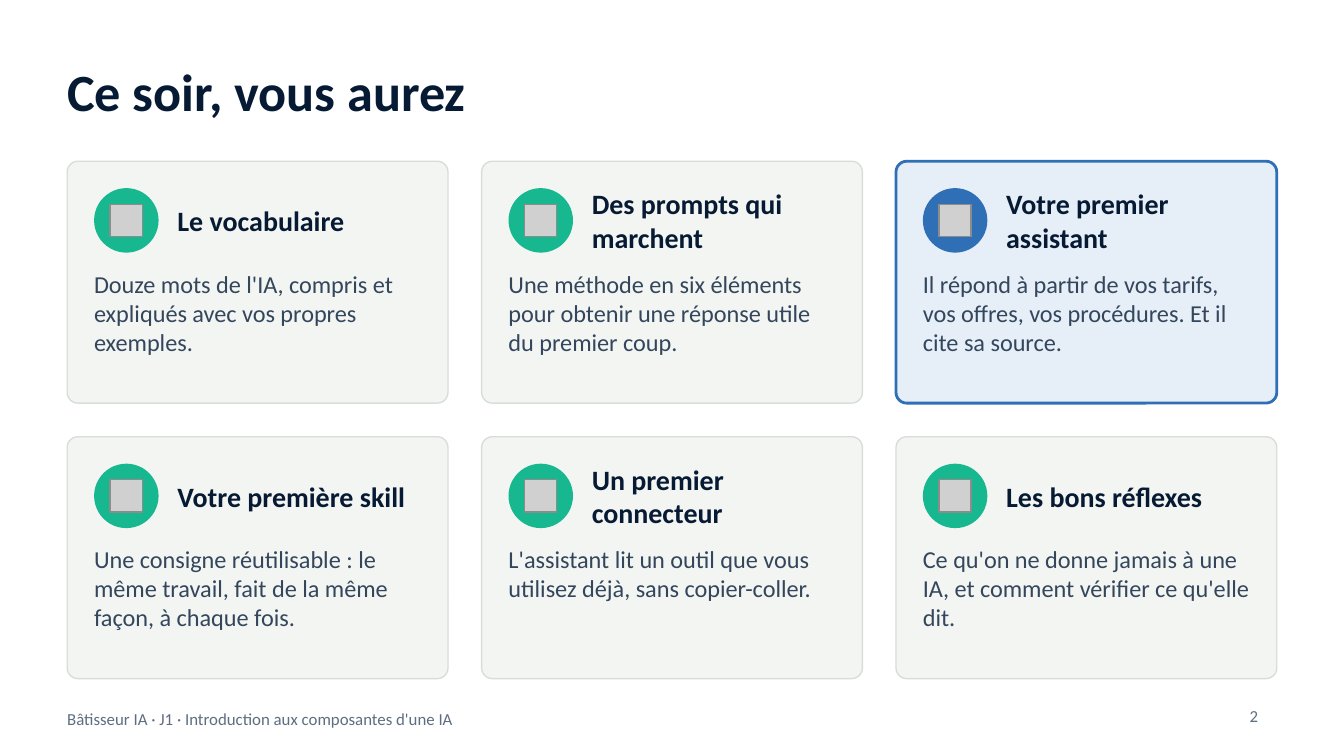
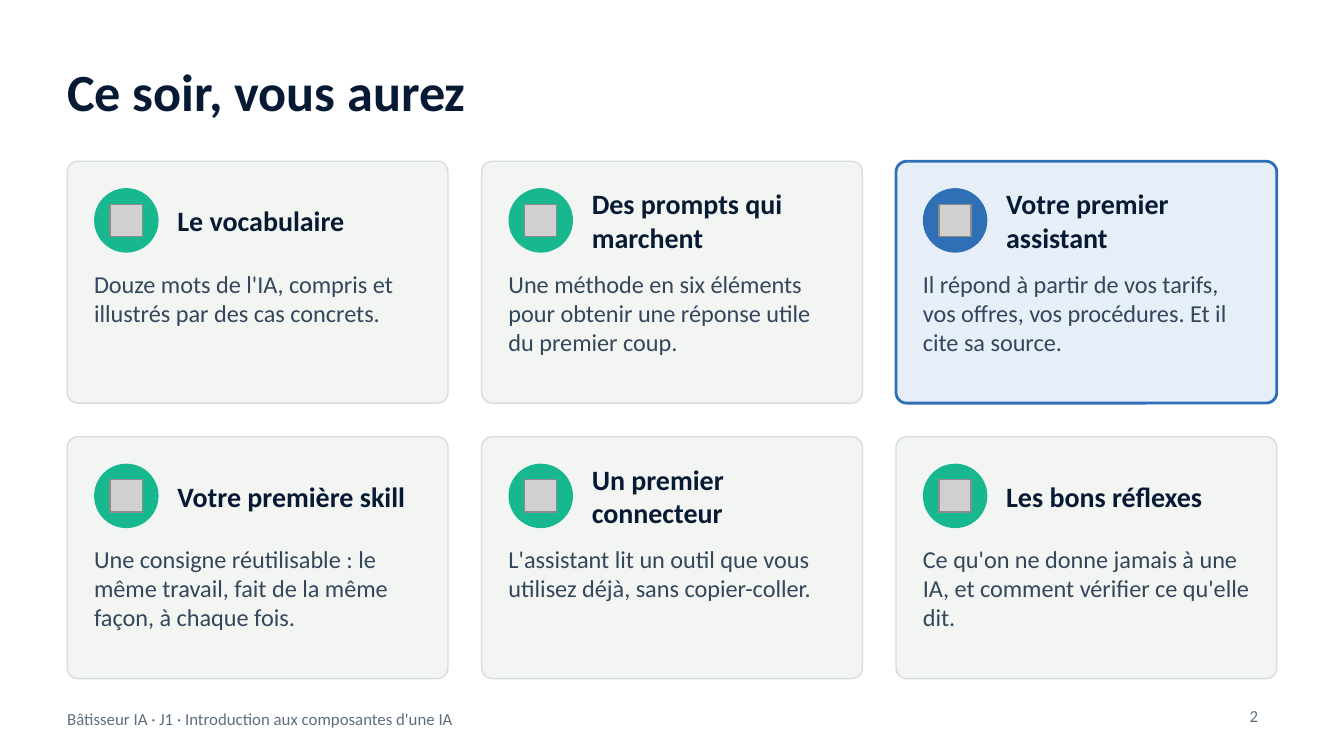
Before and after one commit to benyG/cisspbootcamp, a slide deck: slide 2 of content/library/files/Batisseur-IA-J1.pptx. Drawn at 1344x756 pixels with LibreOffice and Linux fonts; fonts in the diff are those of the drawing; grey boxes stand for pictures. Boxes give left, top, right and bottom in pixels: in the first picture for what was removed or moved away, otherwise in the second. Text is boxed around its words. In the diff, an @@ line names an element or a change of style, - is before the commit and + after.

```diff
--- a/content/library/files/Batisseur-IA-J1.pptx
+++ b/content/library/files/Batisseur-IA-J1.pptx
@@ text at (94, 276, 393, 326): text changed @@
-Douze mots de l'IA, compris et expliqués avec vos propres exemples.
+Douze mots de l'IA, compris et illustrés par des cas concrets.
```
Also in this commit, not shown: 3 other slides changed, 7 other files.
